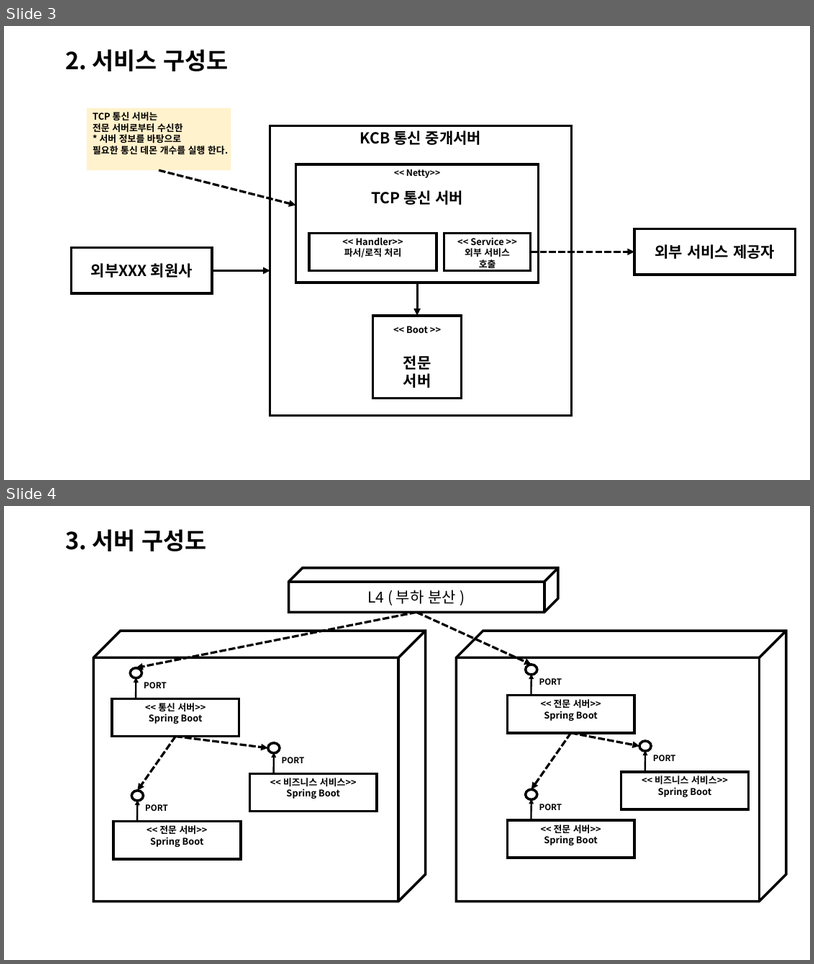
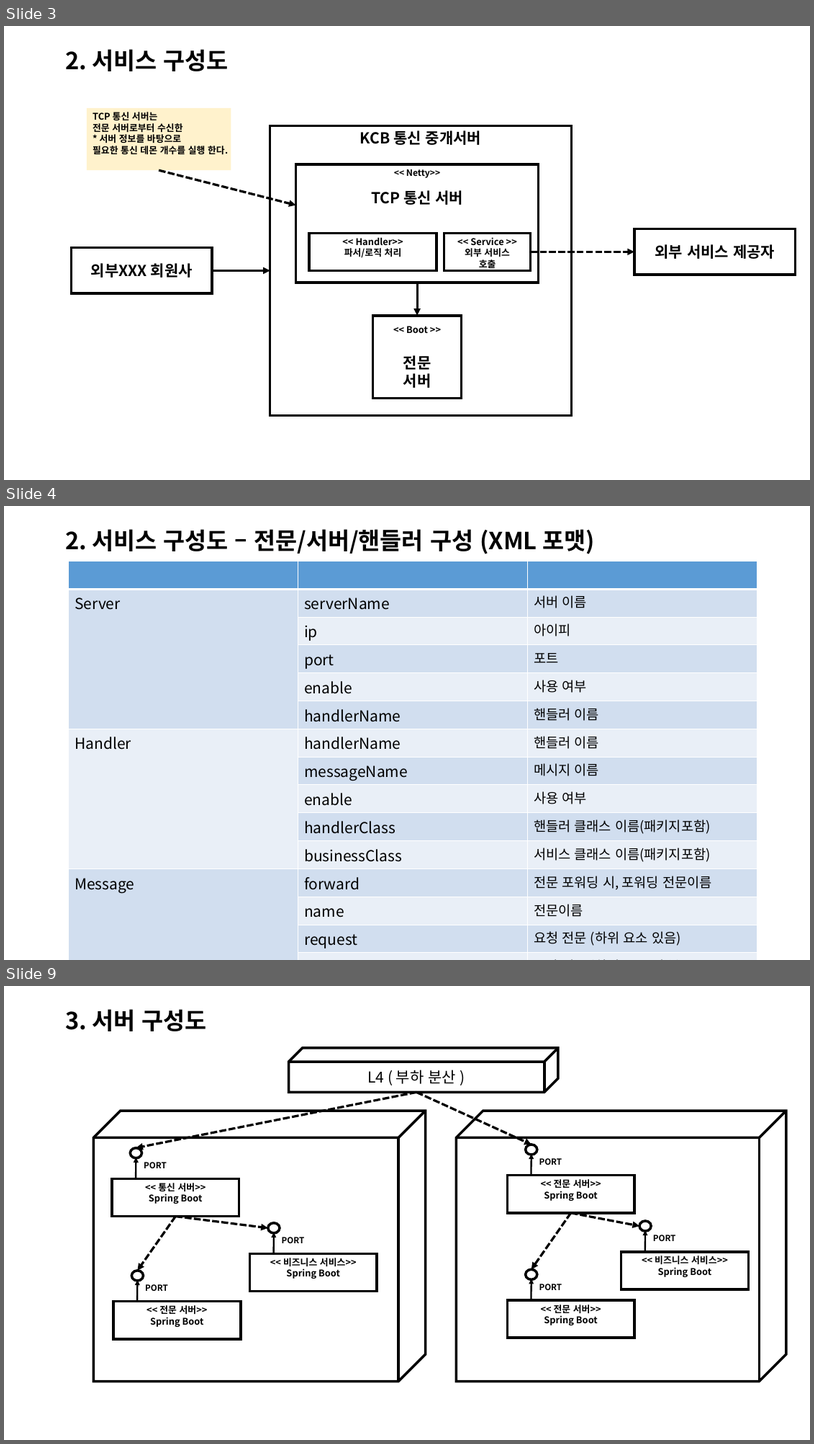
Before and after one commit to stuko/kcb-id-comm-server, a slide deck: carrier/산출물/통신 중개 서버 개발 설명서.pptx. Shown one above the other, each under a label of ours: slides 3 and 4 before the commit, slides 3, 4 and 9 after it; the slides between them are not shown. The pictures are 814x964 and 814x1444 pixels, drawn with LibreOffice and Linux fonts; fonts in the diff are those of the drawing. Boxes give left, top, right and bottom in pixels: in the first picture for what was removed or moved away, otherwise in the second. Text is boxed around its words. In the diff, an @@ line names an element or a change of style, - is before the commit and + after.

```diff
--- a/carrier/산출물/통신 중개 서버 개발 설명서.pptx
+++ b/carrier/산출물/통신 중개 서버 개발 설명서.pptx
@@ slide 4 added at box(4, 506, 810, 960), background #FFFFFF @@
@@ title added at box(65, 529, 594, 554), 28 pt, text #000000, bold @@
+2. 서비스 구성도 – 전문/서버/핸들러 구성 (XML 포맷)
@@ table added at box(69, 561, 759, 951), 16 rows, 3 columns @@
+ |  | 
+Server | serverName | 서버 이름
+ | ip | 아이피
+ | port | 포트
+ | enable | 사용 여부
+ | handlerName | 핸들러 이름
+Handler | handlerName | 핸들러 이름
+ | messageName | 메시지 이름
+ | enable | 사용 여부
+ | handlerClass | 핸들러 클래스 이름(패키지포함)
+ | businessClass | 서비스 클래스 이름(패키지포함)
+Message | forward | 전문 포워딩 시, 포워딩 전문이름
+ | name | 전문이름
+ | request | 요청 전문 (하위 요소 있음)
+ | response | 응답 전문 (하위 요소 있음)
+ | error (*) | 오류 전문 (하위 요소 있음)
@@ what was slide 4 is now slide 9 @@
```
Also in this commit, not shown: 4 other slides added.
